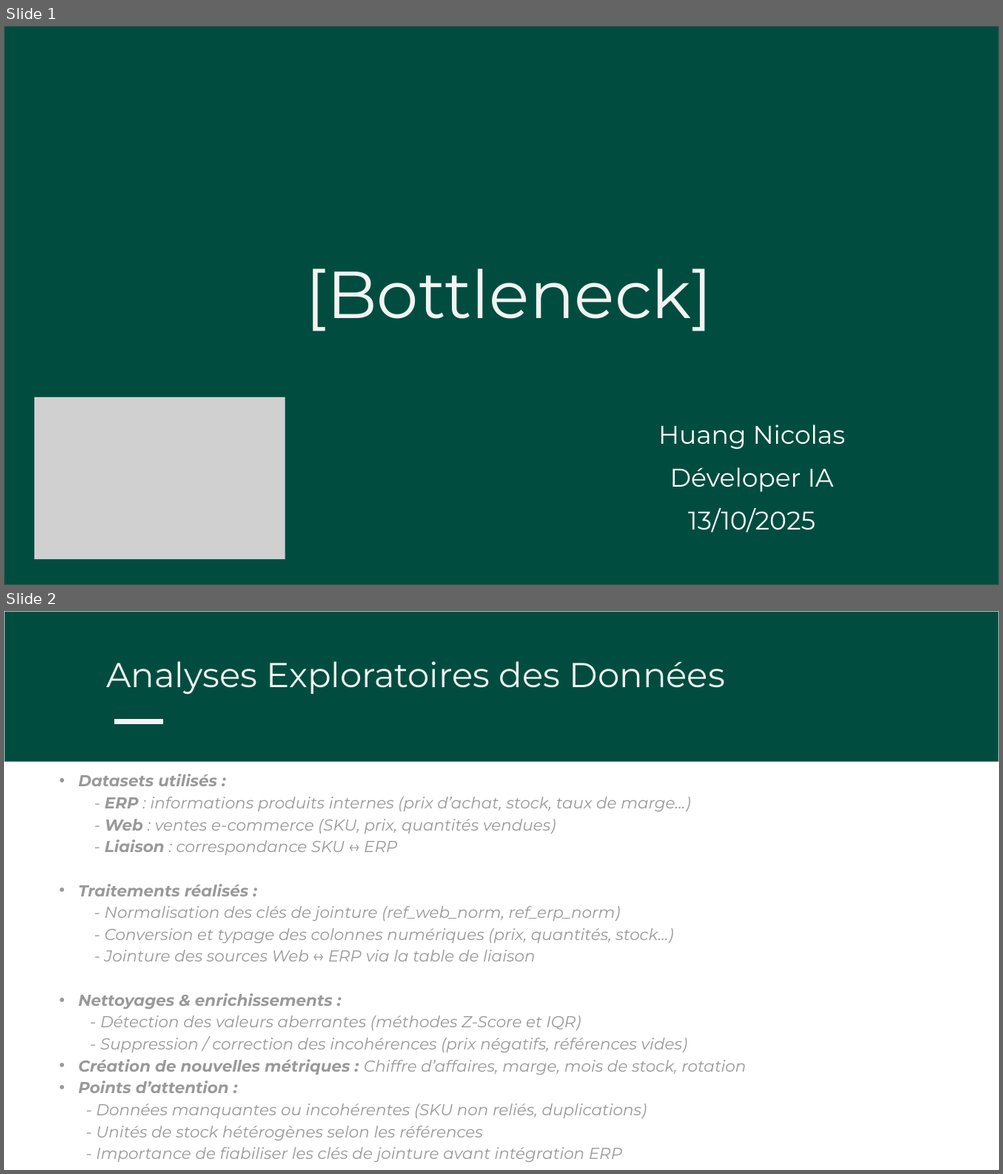
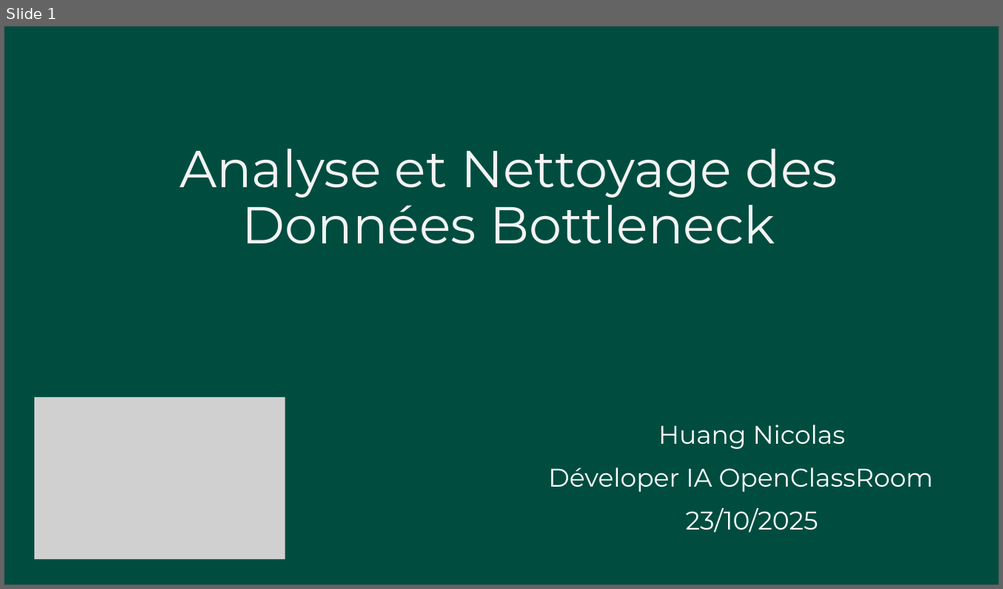
Before and after one commit to hNnicolas/P8_Gestion_donnee_boutique_python, a slide deck: Huang_Nicolas_2_Presentation_Bottleneck_102025.pptx. Shown one above the other, each under a label of ours: slides 1 and 2 before the commit, slide 1 after it. The pictures are 1003x1174 and 1003x589 pixels, drawn with LibreOffice and Linux fonts; fonts in the diff are those of the drawing; grey boxes stand for pictures. Boxes give left, top, right and bottom in pixels: in the first picture for what was removed or moved away, otherwise in the second. Text is boxed around its words. In the diff, an @@ line names an element or a change of style, - is before the commit and + after.

Commit message:
Mise à jour du notebook, présentation et graphiques d’analyse

```diff
--- a/Huang_Nicolas_2_Presentation_Bottleneck_102025.pptx
+++ b/Huang_Nicolas_2_Presentation_Bottleneck_102025.pptx
@@ slide 2 removed at (4, 611, 999, 1170), background #FFFFFF @@
@@ freeform shape removed at (4, 611, 999, 762) @@
@@ freeform shape removed at (4, 611, 999, 763) @@
@@ text removed at (106, 661, 725, 695) @@
-Analyses Exploratoires des Données
@@ freeform shape removed at (114, 719, 163, 724) @@
@@ text removed at (78, 774, 745, 1162) @@
-  • Datasets utilisés :
-- ERP : informations produits internes (prix d’achat, stock, taux de marge…)
-- Web : ventes e-commerce (SKU, prix, quantités vendues)
-- Liaison : correspondance SKU ↔ ERP
-  • Traitements réalisés :
-- Normalisation des clés de jointure (ref_web_norm, ref_erp_norm)
-- Conversion et typage des colonnes numériques (prix, quantités, stock…)
-- Jointure des sources Web ↔ ERP via la table de liaison
-  • Nettoyages & enrichissements :
-- Détection des valeurs aberrantes (méthodes Z-Score et IQR)
-- Suppression / correction des incohérences (prix négatifs, références vides)
-  • Création de nouvelles métriques : Chiffre d’affaires, marge, mois de stock, rotation
-  • Points d’attention :
-- Données manquantes ou incohérentes (SKU non reliés, duplications)
-- Unités de stock hétérogènes selon les références
-- Importance de fiabiliser les clés de jointure avant intégration ERP
@@ slide 1 changed as well @@
@@ text at (179, 149, 837, 244): text changed; size 96.2 to 75.2 pt @@
-[Bottleneck]
+Analyse et Nettoyage des Données Bottleneck
@@ text at (548, 468, 933, 492): text changed @@
-Déveloper IA
+Déveloper IA OpenClassRoom
@@ text at (686, 508, 818, 533): text changed @@
-13/10/2025
+23/10/2025
```
Also in this commit, not shown: 1 other slide changed, 15 slides added, 10 other slides removed, 14 other files.
